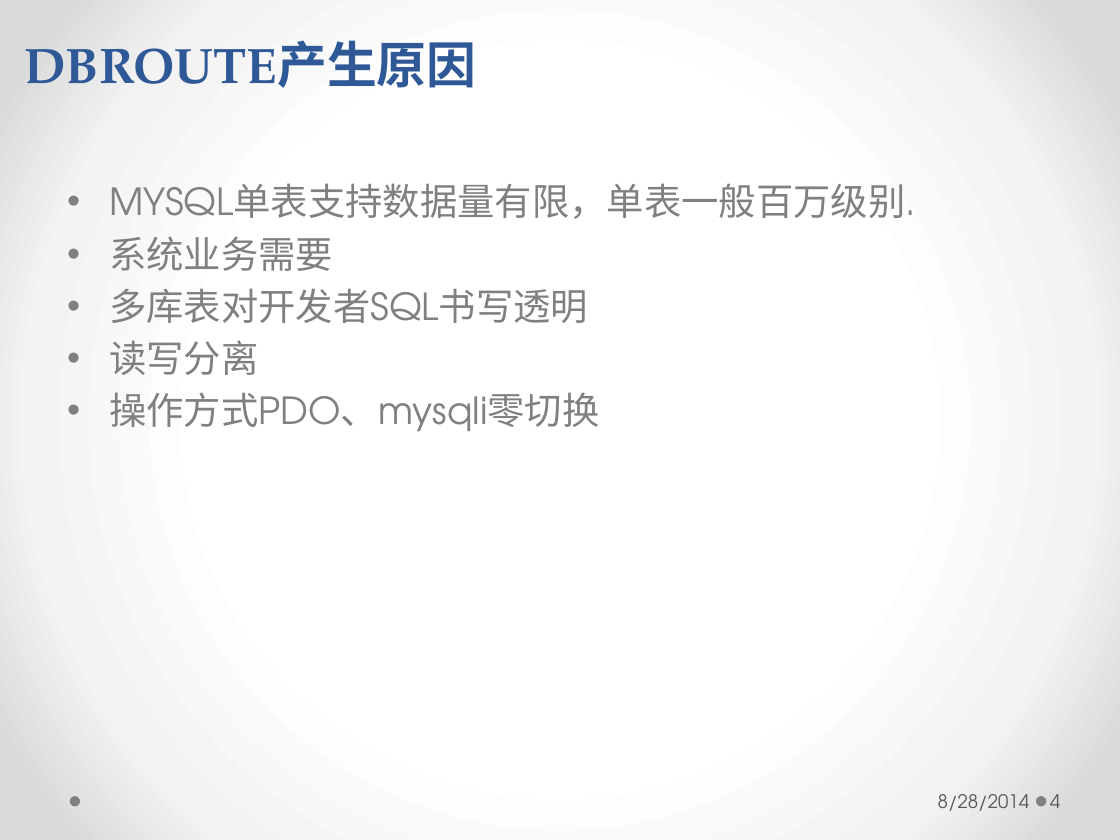
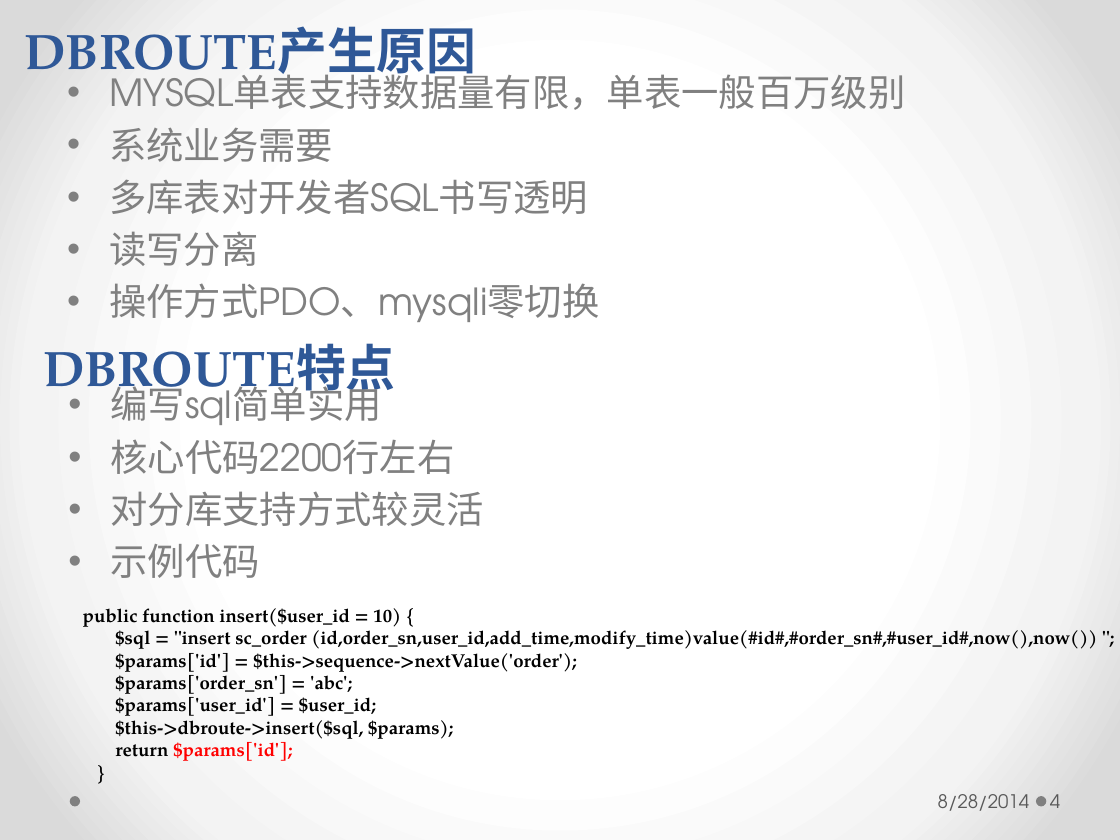
Before and after one commit to longhaisheng/dbroute, a slide deck: slide 4 of dbroute.pptx. Drawn at 1120x840 pixels with LibreOffice and Linux fonts; fonts in the diff are those of the drawing. Boxes give left, top, right and bottom in pixels: in the first picture for what was removed or moved away, otherwise in the second. Text is boxed around its words. In the diff, an @@ line names an element or a change of style, - is before the commit and + after.

```diff
--- a/dbroute.pptx
+++ b/dbroute.pptx
@@ text "DBROUTE产生原因" rewrapped from (24,40,476,88) to (24,26,476,87) @@
@@ text "MYSQL单表支持数据量有限，单表一般百万级别": place and size @@
-text "MYSQL单表支持数据量有限，单表一般百万级别" at (109,183,916,431)
+text "MYSQL单表支持数据量有限，单表一般百万级别" at (109,68,905,322)
@@ text at (109,68,905,110): text changed @@
-• MYSQL单表支持数据量有限，单表一般百万级别.
+• MYSQL单表支持数据量有限，单表一般百万级别
@@ text added at (43,343,396,404), 32 pt, text #2F5897, bold @@
+DBROUTE特点
@@ text added at (110,381,483,578), 24 pt, text #808080 @@
+• 编写sql简单实用
+• 核心代码2200行左右
+• 对分库支持方式较灵活
+• 示例代码
@@ text added at (83,608,1097,761), 12 pt, text #000000, bold @@
+public function insert($user_id = 10) {
+$sql = "insert sc_order (id,order_sn,user_id,add_time,modify_time)value(#id#,#order_sn#,#user_id#,now(),now()) ";
+$params['id'] = $this->sequence->nextValue('order');
+$params['order_sn'] = 'abc';
+$params['user_id'] = $user_id;
+$this->dbroute->insert($sql, $params);
+return $params['id'];
+}
```
Also in this commit, not shown: 1 other slide changed.
